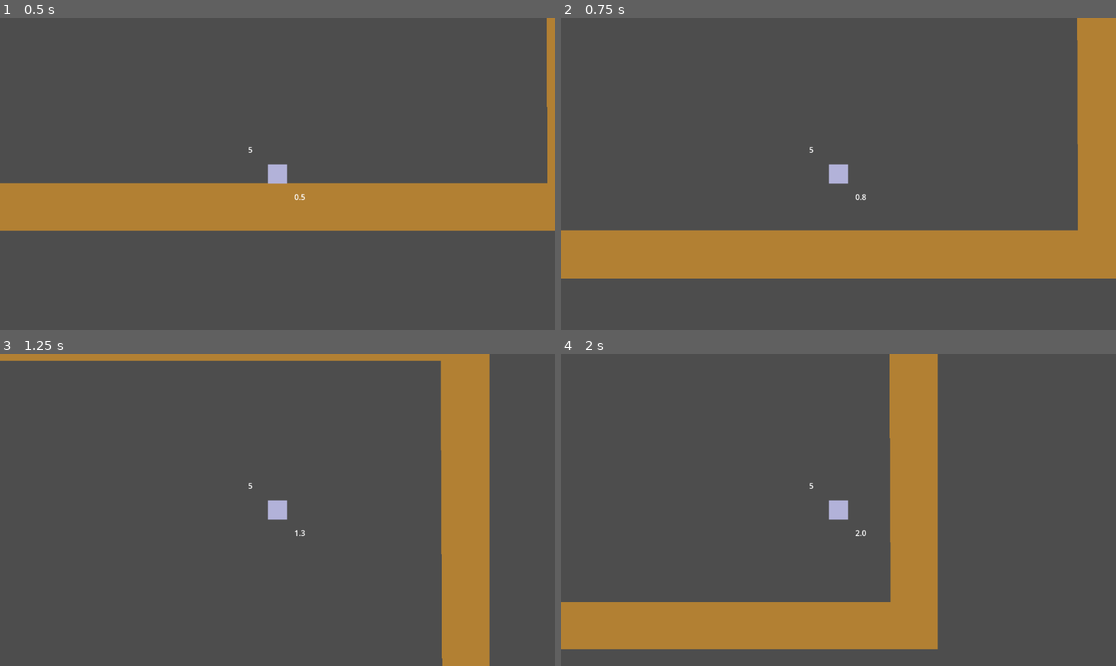
Above: before the commit, frames 1-4 (two rows, left to right).
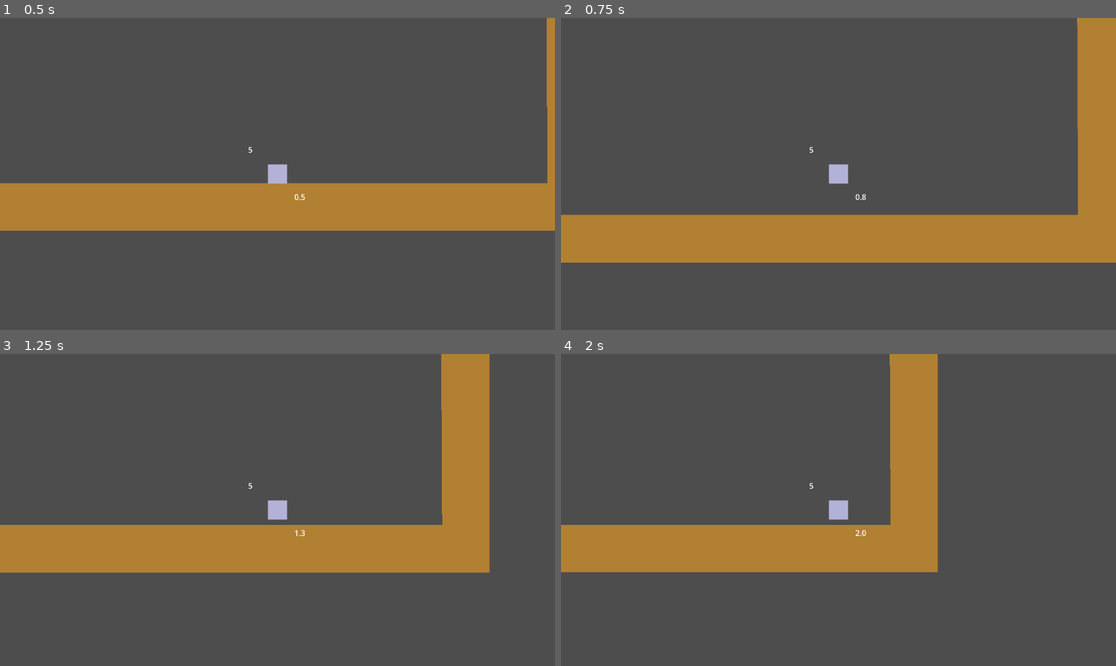
Above: after the commit, the same moments.

Repository: Stephen-Seo/LD54_BoxSurvival
Game: Godot game, scene res://boxedSpace.tscn
Two runs of this game, one before a commit and one after it. Both use one fixed random seed, a clock stepped at 60 frames per second and the inputs below.
Inputs:
- Up to frame 1 (0.5 s): no input
- Up to frame 2 (0.75 s): hold Right (right) from 0.53 s (still down); tap Space (jump) at 0.6 s
- Up to frame 3 (1.25 s): keep holding Right (right); tap Space (jump) at 0.77, 1.07 s
- Up to frame 4 (2 s): keep holding Right (right); tap Space (jump) at 1.35, 1.52, 1.82 s

Frame 1 is identical in both runs. In frame 2, 9.9% of the frame differs, in the area x 0-100%, y 2-84%; in frame 3, 17%; in frame 4, 20%, in the area x 0-68%, y 3-95%.

Commit message:
Allow "lighter" jumps by releasing jump early

Diff:
--- a/PlayerCharacterBody2D.gd
+++ b/PlayerCharacterBody2D.gd
@@ -53,6 +53,9 @@
 		velocity.y = JUMP_VELOCITY
 		jump_sfx.play()
 
+	if Input.is_action_just_released("jump") and velocity.y < 0.0:
+		velocity.y /= 3.0
+
 	# Get the input direction and handle the movement/deceleration.
 	# As good practice, you should replace UI actions with custom gameplay actions.
 	var direction = Input.get_axis("left", "right")
